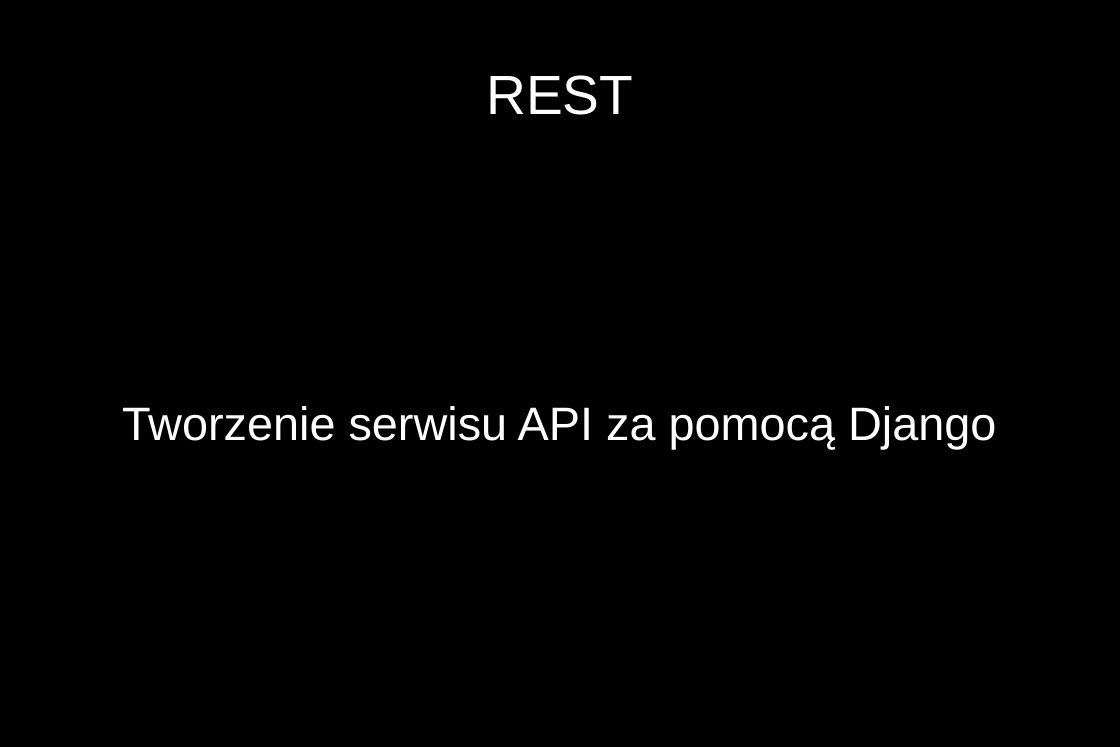
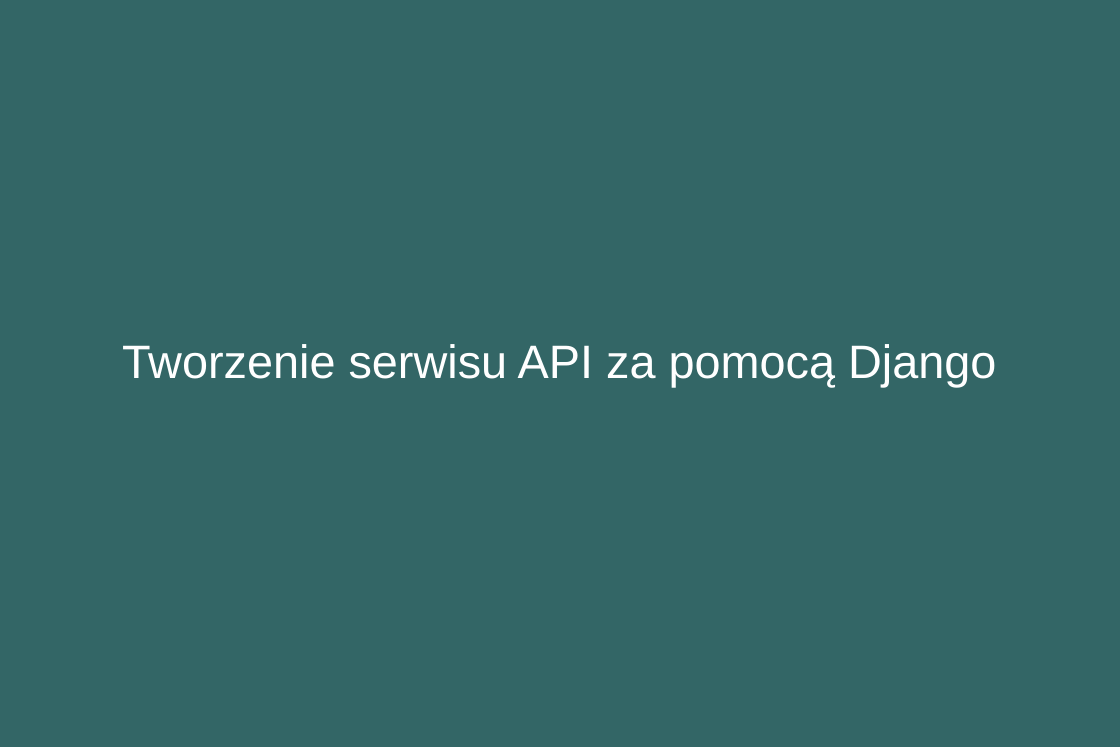
Before and after one commit to matulik/reinyzagam, a slide deck: slide 1 of Docs/presentation.odp. Drawn at 1120x747 pixels with LibreOffice and Linux fonts; fonts in the diff are those of the drawing. Boxes give left, top, right and bottom in pixels: in the first picture for what was removed or moved away, otherwise in the second. Text is boxed around its words. In the diff, an @@ line names an element or a change of style, - is before the commit and + after.

Commit message:
Base Django project added

```diff
--- a/Docs/presentation.odp
+++ b/Docs/presentation.odp
@@ background #000000 to #336666 @@
@@ title removed at [486, 75, 633, 115] @@
-REST
@@ subtitle "Tworzenie serwisu API za pomocą ...": place and size @@
-subtitle "Tworzenie serwisu API za pomocą ..." at [122, 406, 996, 449]
+subtitle "Tworzenie serwisu API za pomocą ..." at [122, 344, 996, 387]
```
Also in this commit, not shown: 6 slides added, 5 other files.
